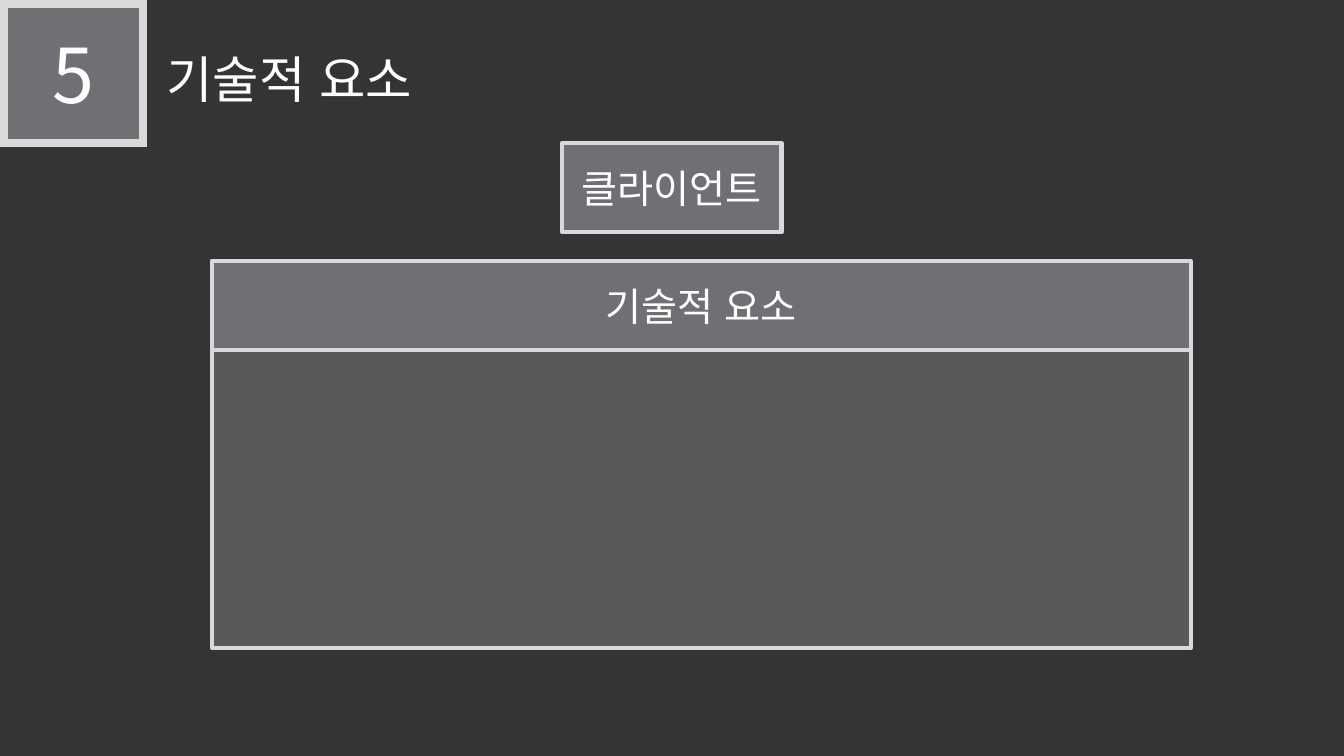
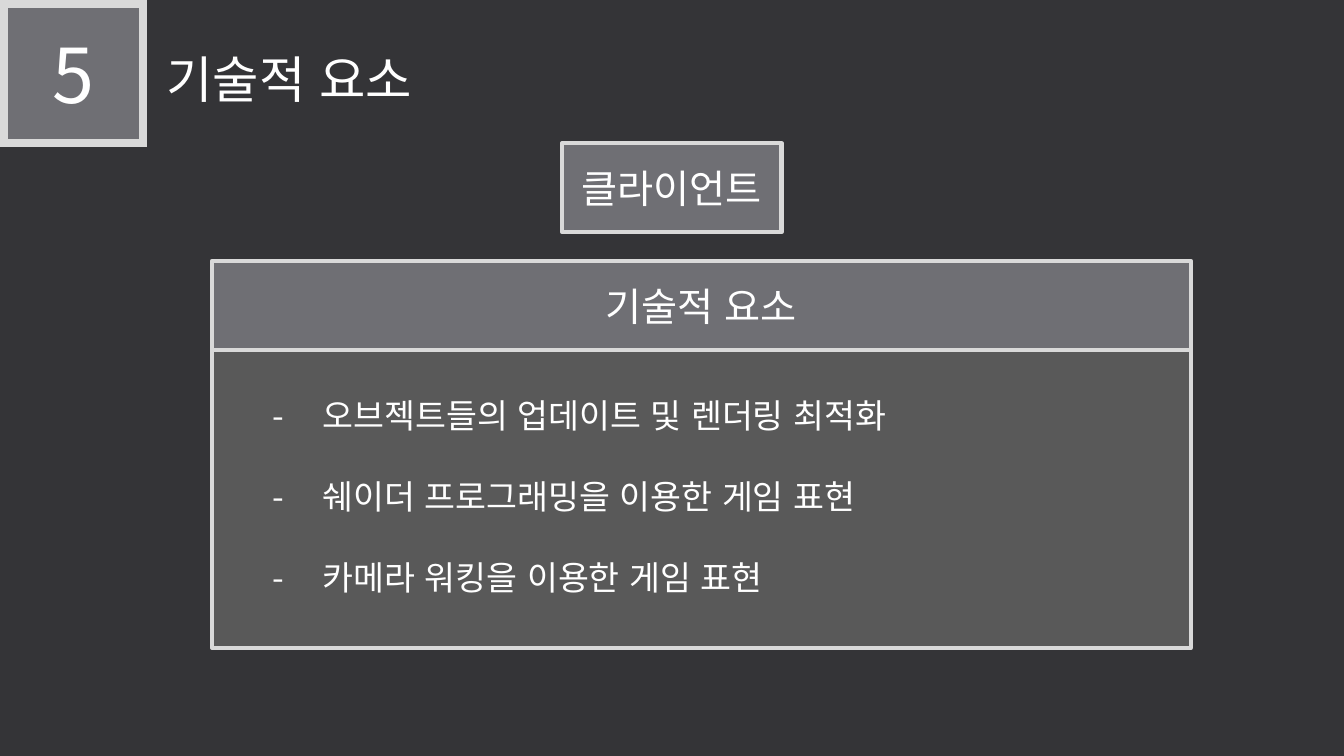
Before and after one commit to LEGO0937/Our_Project, a slide deck: slide 9 of 기획단계/졸작 제안서_α.pptx. Drawn at 1344x756 pixels with LibreOffice and Linux fonts; fonts in the diff are those of the drawing. Boxes give left, top, right and bottom in pixels: in the first picture for what was removed or moved away, otherwise in the second. Text is boxed around its words. In the diff, an @@ line names an element or a change of style, - is before the commit and + after.

```diff
--- a/기획단계/졸작 제안서_α.pptx
+++ b/기획단계/졸작 제안서_α.pptx
@@ text in rectangle at <box>323,400,886,593</box>: text added @@
+- 오브젝트들의 업데이트 및 렌더링 최적화
+- 쉐이더 프로그래밍을 이용한 게임 표현
+- 카메라 워킹을 이용한 게임 표현
```
Also in this commit, not shown: 7 other slides changed.
